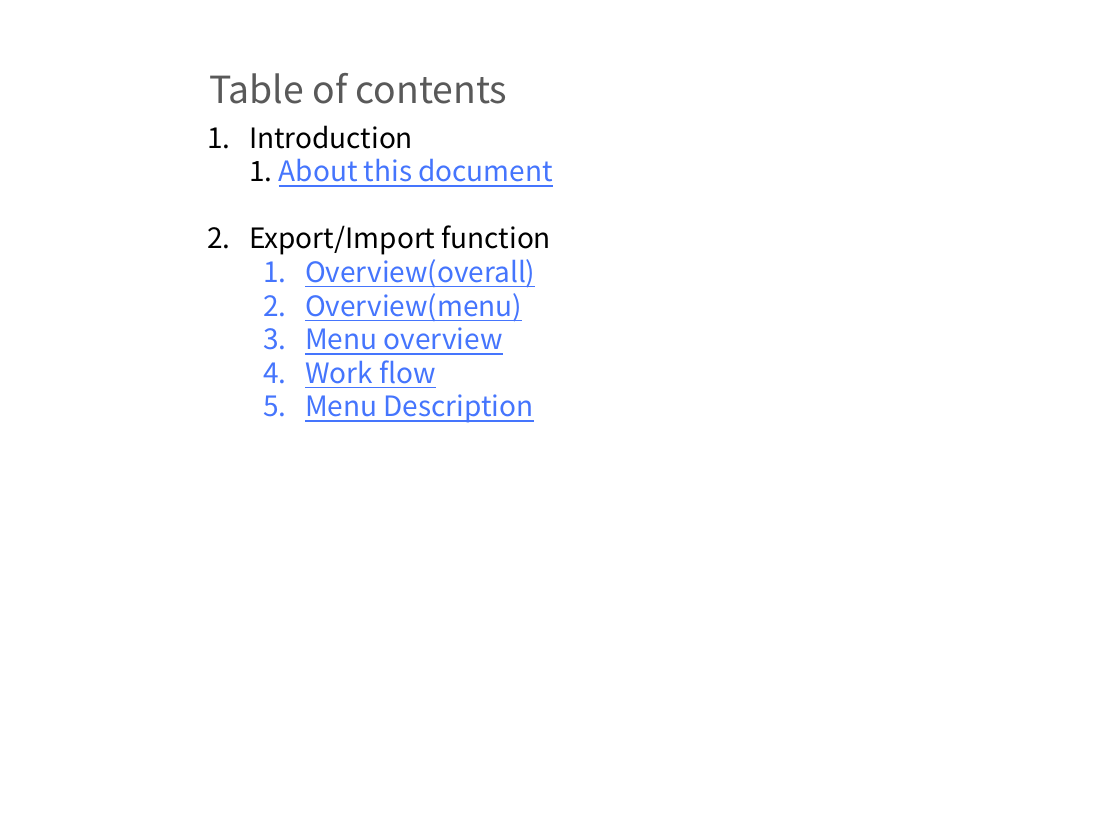
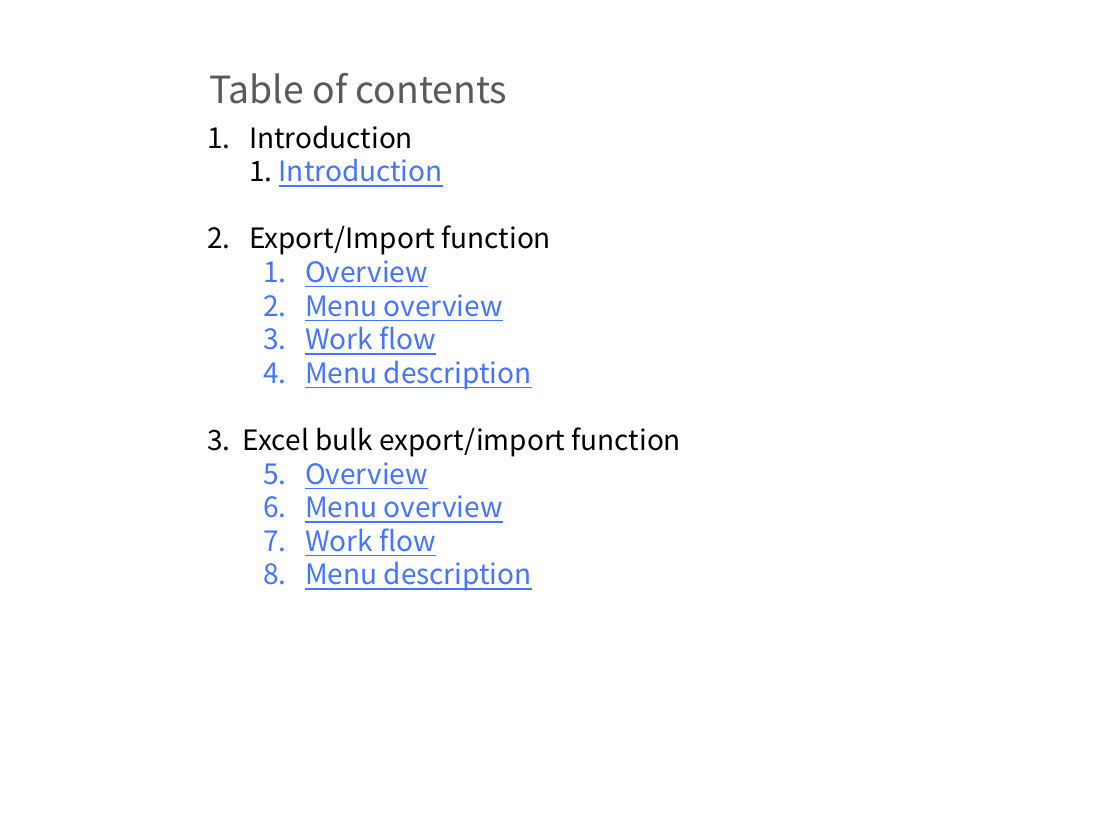
Before and after one commit to exastro-suite/it-automation-docs, a slide deck: slide 2 of asset/Learn/ITA-export-import_classroom_lecture_en.pptx. Drawn at 1120x840 pixels with LibreOffice and Linux fonts; fonts in the diff are those of the drawing; background and template pictures are left out. Boxes give left, top, right and bottom in pixels: in the first picture for what was removed or moved away, otherwise in the second. Text is boxed around its words. In the diff, an @@ line names an element or a change of style, - is before the commit and + after.

```diff
--- a/asset/Learn/ITA-export-import_classroom_lecture_en.pptx
+++ b/asset/Learn/ITA-export-import_classroom_lecture_en.pptx
@@ text at bbox=[249, 125, 443, 187]: text changed; text colour #4575FD to #000000 @@
-1. Introduction
-   1. About this document
+1. Introduction
+   1. Introduction
@@ text at bbox=[305, 254, 428, 287]: text changed @@
-  1. Overview(overall)
-  2. Overview(menu)
+  1. Overview
@@ text at bbox=[207, 360, 681, 591]: text changed @@
-  5. Menu Description
+  4. Menu description
+3. Excel bulk export/import function
+  1. Overview
+  2. Menu overview
+  3. Work flow
+  4. Menu description
```
Also in this commit, not shown: 4 other slides changed, 8 slides added, 1 slide removed, 30 other files.
